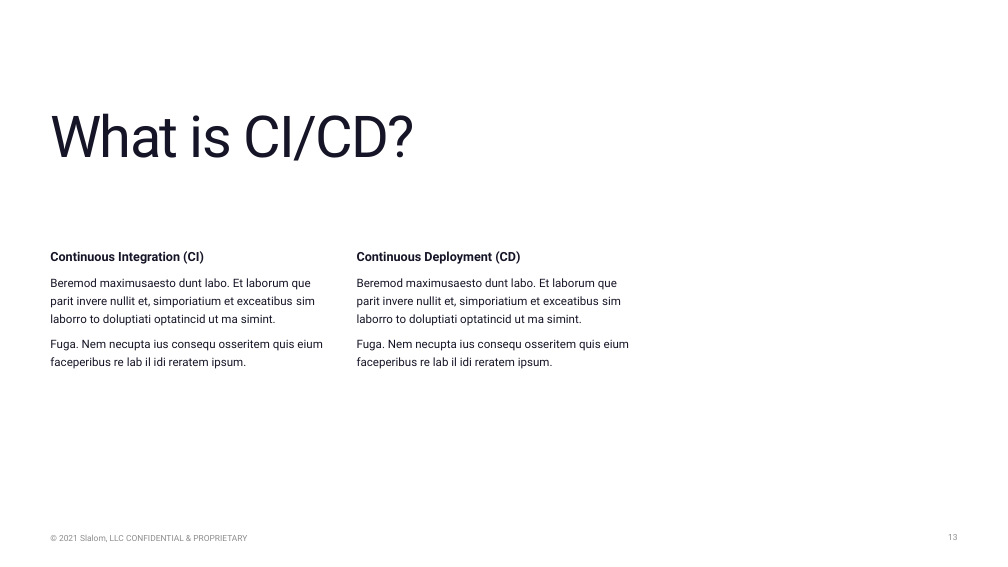
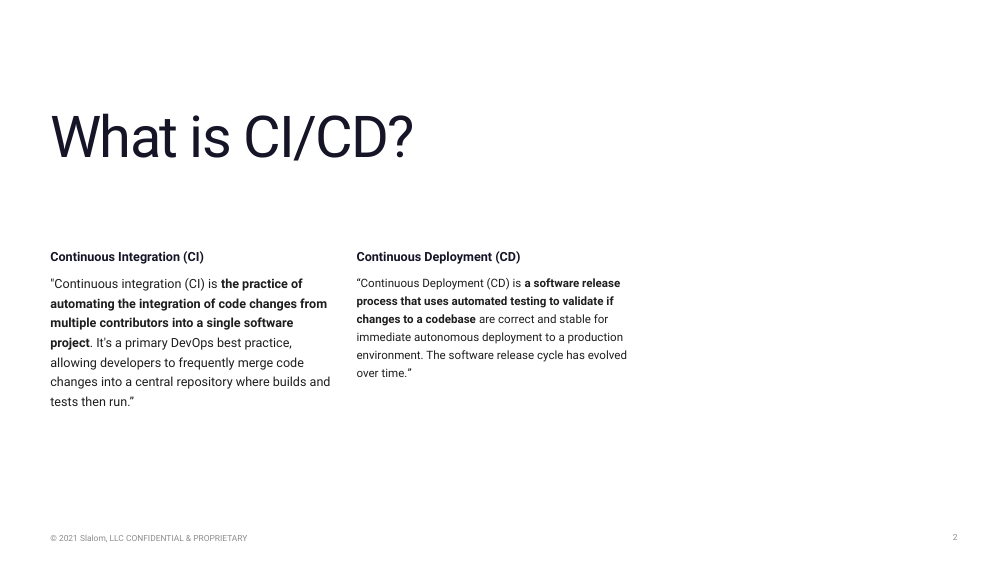
Before and after one commit to nikhilsarecha/proj3, a slide deck: slide 2 of presentation.pptx (slide 13 before the commit). Drawn at 1008x567 pixels with LibreOffice and Linux fonts; fonts in the diff are those of the drawing; background and template pictures are left out. Boxes give left, top, right and bottom in pixels: in the first picture for what was removed or moved away, otherwise in the second. Text is boxed around its words. In the diff, an @@ line names an element or a change of style, - is before the commit and + after.

Commit message:
smoke tests final

```diff
--- a/presentation.pptx
+++ b/presentation.pptx
@@ text at [50,278,331,406]: text changed; size 11 to 12 pt; text colour #151527 to #1E1E1E @@
-Beremod maximusaesto dunt labo. Et laborum que parit invere nullit et, simporiatium et exceatibus sim laborro to doluptiati optatincid ut ma simint.
-Fuga. Nem necupta ius consequ osseritem quis eium faceperibus re lab il idi reratem ipsum.
+"Continuous integration (CI) is the practice of automating the integration of code changes from multiple contributors into a single software project. It's a primary DevOps best practice, allowing developers to frequently merge code changes into a central repository where builds and tests then run.”
@@ text at [357,278,627,377]: text changed; text colour #151527 to #1E1E1E @@
-Beremod maximusaesto dunt labo. Et laborum que parit invere nullit et, simporiatium et exceatibus sim laborro to doluptiati optatincid ut ma simint.
-Fuga. Nem necupta ius consequ osseritem quis eium faceperibus re lab il idi reratem ipsum.
+“Continuous Deployment (CD) is a software release process that uses automated testing to validate if changes to a codebase are correct and stable for immediate autonomous deployment to a production environment. The software release cycle has evolved over time.”
@@ page number at [953,534,958,540]: text changed @@
-13
+2
```
Also in this commit, not shown: 11 slides removed, 2 other files.
